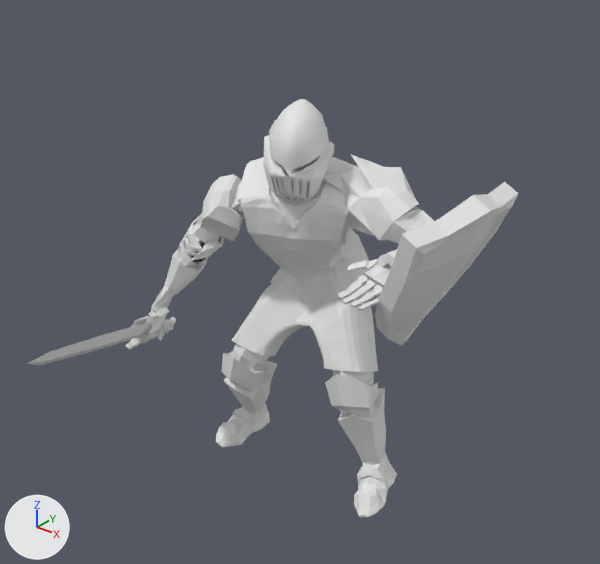
A saved change to the OBJ model OpenGL_Framework/OpenGL_Framework/Assets/Models/KnightAnimations/UpSpecialPoses/UpSpecial0.obj.
Both versions are drawn from a 50 mm camera at (4.18, -5.65, 5.53) aimed at (0.36, -0.87, 2.57). Lighting does not change. The marker at lower left points along +X, +Y and +Z. Where no turn or scale is listed for an object, it has been applied to the vertices.

The older version as bpy lines, for what is in view:
```python
me_upspecial0 = bpy.data.meshes.new('UpSpecial0')
me_upspecial0.from_pydata(...)  # 4917 vertices, 9649 faces; spans x -1.72..1.71, y -2.91..0.63, z -0.03..3.87
ob_upspecial0 = bpy.data.objects.new('UpSpecial0', me_upspecial0)
ob_upspecial0.location = (0.0, 0.0, 0.0)
```
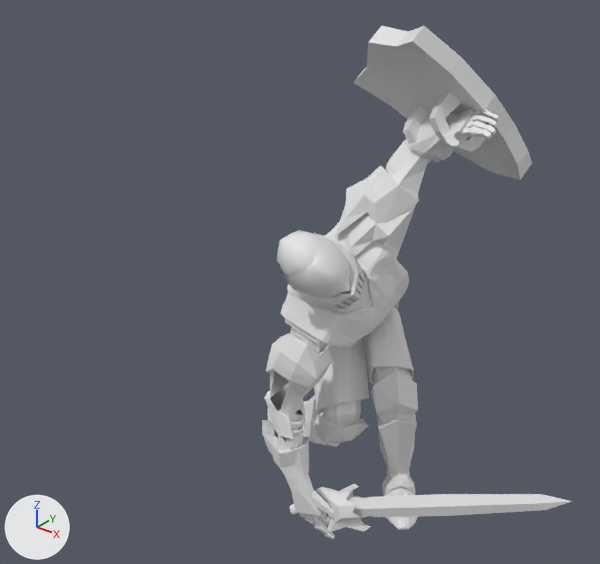
Where the change shows, as pixel boxes (x1, y1, x2, y2) in the pictures (600 x 564 px; the box of a moved part takes in the faces that stretch with it):
```json
{"object": "UpSpecial0", "change": "reshaped", "before": [27, 99, 518, 517], "after": [262, 26, 572, 539], "on screen": "37% narrower, 23% taller"}
{"part": 1, "of": "me_upspecial0", "change": "moved or reshaped", "before": [27, 307, 176, 365], "after": [290, 484, 572, 532]}
{"part": 2, "of": "me_upspecial0", "change": "moved or reshaped", "before": [372, 182, 518, 345], "after": [354, 26, 532, 180]}
{"part": 3, "of": "me_upspecial0", "change": "moved or reshaped", "before": [269, 120, 329, 175], "after": [283, 232, 351, 298]}
{"part": 4, "of": "me_upspecial0", "change": "moved or reshaped", "before": [151, 99, 435, 517], "after": [262, 109, 499, 539]}
```

Scene script edits in JSON lines:
```json
{"block": "me_upspecial0", "where": "# used by ob_upspecial0; location = (0.0, 0.0, 0.0)"}
{"op": "remove", "block": "me_upspecial0", "code": "me_upspecial0.from_pydata(...)  # 4917 vertices, 9649 faces; spans x -1.72..1.71, y -2.91..0.63, z -0.03..3.87"}
{"op": "add", "block": "me_upspecial0", "code": "me_upspecial0.from_pydata(...)  # 4917 vertices, 9649 faces; spans x -0.77..2.71, y -0.98..0.93, z -0.17..4.59"}
{"block": "me_upspecial0", "change": "me_upspecial0 part 1: the loose piece of 498 vertices spanning x -1.72..-0.47, y -2.91..-0.43, z 1.29..2.45 is multiplied about its middle by the matrix ((0.224, -0.973, -0.053), (0.904, 0.228, -0.362), (0.364, 0.033, 0.931)), then moved by (2.5, 1.05, -1.25)"}
{"block": "me_upspecial0", "change": "me_upspecial0 part 2: the loose piece of 550 vertices spanning x 0.79..1.71, y -0.97..0.34, z 1.87..3.44 is multiplied about its middle by the matrix ((-0.231, -0.689, -0.687), (0.527, 0.505, -0.683), (0.818, -0.52, 0.246)), then moved by (-0.23, 0.6, 1.27)"}
{"block": "me_upspecial0", "change": "me_upspecial0 part 3: the loose piece of 106 vertices spanning x -0.38..0.15, y -0.63..-0.07, z 3.34..3.75 is multiplied about its middle by the matrix ((0.624, -0.734, -0.268), (0.38, 0.584, -0.717), (0.683, 0.345, 0.643)), then moved by (0.51, -0.39, -0.89)"}
{"block": "me_upspecial0", "change": "me_upspecial0 part 4: 3763 of 4917 vertices moved; they spanned x -1.72..1.27, y -0.95..0.63, z -0.03..3.87 and now span x -0.77..1.61, y -0.98..0.93, z -0.17..3.98; mean shift (0.75, 0.11, -0.37); largest move (-1.51, -0.74, 1.52) -> (0.63, -0.67, -0.13)"}
```
